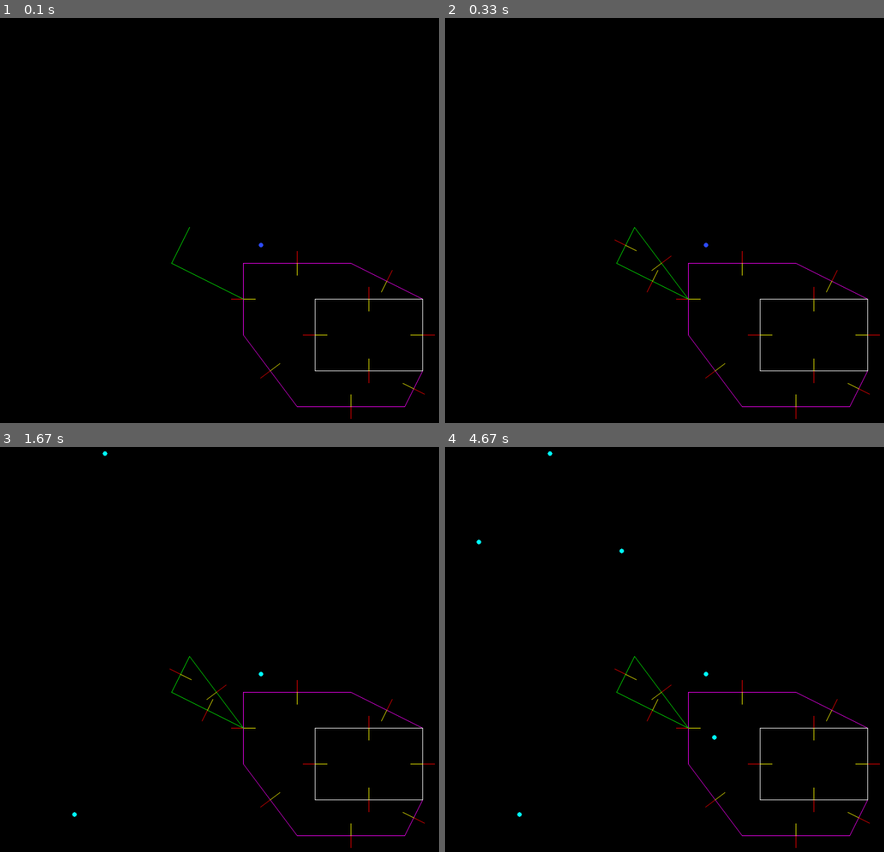
Above: before the commit, frames 1-4 (two rows, left to right).
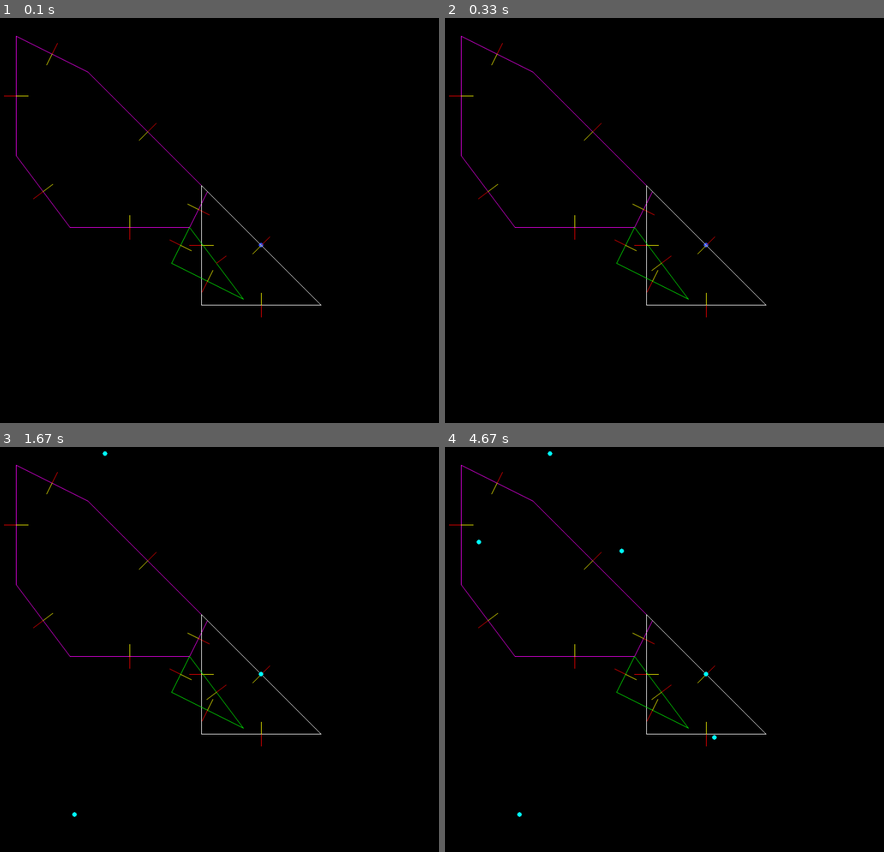
Above: after the commit, the same moments.

Repository: DoYouEvenStackSmash/planning-algorithms-exercises
Game: pygame game, started from src/ch4/c_space_planning_project/primitive_sketch.py
Two runs of this game, one before a commit and one after it. Both use one fixed random seed, a clock stepped at 60 frames per second and the inputs below.
Inputs (mouse positions are in pixels of both pictures, inside the frame that each line leads up to):
- Up to frame 1 (0.1 s): no input
- Up to frame 2 (0.33 s): no input
- Up to frame 3 (1.67 s): click (259, 673) at 0.38 s; click (74, 815) at 0.82 s; move the mouse to (105, 451) at 1.1 s; click (105, 451) at 1.37 s
- Up to frame 4 (4.67 s): move the mouse to (712, 738) at 1.77 s; click (712, 738) at 2.12 s; move the mouse to (620, 552) at 2.6 s; click (620, 552) at 3 s; move the mouse to (480, 540) at 3.53 s; click (480, 540) at 3.97 s; move the mouse to (519, 596) at 4.53 s

The runs differ from the first frame. In frame 1, 1.2% of the frame differs, in the area x 0-100%, y 4-100%; in frame 2, 1.1%; in frame 3, 1.1%; in frame 4, 1.1%.

Commit message:
added a random test function to extract behavior

Diff:
--- a/src/ch4/c_space_planning_project/primitive_sketch.py
+++ b/src/ch4/c_space_planning_project/primitive_sketch.py
@@ -297,23 +297,8 @@
   y = r * np.sin(rad_angle)
   return Point(ox + x, oy + y)
 
-def main():
+def triangle_robot(screen):
   w,h = 1000,1000
-  pygame.init()
-
-  lalt = 256
-  lshift = 1
-  ctrl = 64
-
-  # origin = [w/2,h/2]
-  # o = Point(origin[0], origin[1])
-  screen = create_display(w,h)
-  # hp = test_single_up_left_edge(w,h)
-
-  # x1 -> x2
-  # hp = test_single_right_cross_edge(w,h)
-  # hp = test_single_down_left_edge(w,h)
-  # p = test_right_triangle_polygon(w,h)
   draw_dot(screen, (500,500), colors["indigo"])
   # p = test_offset_triangle_polygon(w,h)
   rectangle_p = test_rectangular_polygon(w,h)
@@ -351,6 +336,109 @@
   display_polygon_attr(screen,c_obs,colors["magenta"])
   display_polygon_attr(screen, rectangle_p, colors["white"])
   display_polygon_attr(screen, offset_triangle_p, colors["green"])
+  polygon_pygame_loop(screen, offset_triangle_p)
+
+def triangle_obstacle(screen):
+  w,h = 1000,1000
+  draw_dot(screen, (500,500), colors["indigo"])
+  # p = test_offset_triangle_polygon(w,h)
+  rectangle_p = test_right_triangle_polygon(w,h)
+  # test_right_triangle_polygon(w,h)
+  # test_rectangular_polygon(w,h)
+  offset_triangle_p = test_rectangular_polygon(w,h)
+  offset_triangle_p = test_offset_triangle_polygon(w,h)
+  edge_list = []
+  # obs_el = rectangle_p.get_edge_list()
+  # rob_el = offset_triangle_p.get_edge_list()
+  add_robot_vectors(offset_triangle_p, edge_list)
+  add_obstacle_vectors(rectangle_p, edge_list)
+  print(len(edge_list))
+  # sel = tuples (Edge, radian key)
+  sorted_edge_tuple_list = sort_edge_vectors(edge_list)
+  e,r = sorted_edge_tuple_list[0]
+  print(f"first_edge\t{r.get_rad_angle()}")
+  x1,y1 = e.H.line.get_endpoint()
+  first_point = Point(x1,y1)
+  print(f"first point\t{first_point.get_point()}")
+  point_list = [first_point]
+  c = 1
+  for i,j in sorted_edge_tuple_list[1:]:
+    edge_object = i
+    norm_v = j
+    rad_angle = solve_cross_angle(norm_v.get_rad_angle())
+
+    print(norm_v.get_rad_angle())
+    length = i.H.line.get_length()
+    # print(length)
+    # print(rad_angle * 180 / np.pi)
+    point_list.append(compute_end_point(point_list[-1].get_point(),length, rad_angle))
+    print(f"pt {c}:\t{point_list[-1].get_point()}")
+    c+=1
+    # point_list.append(compute_end_point(point_list[-1].get_point(),length, rad_angle))
+
+  c_obs = points_to_polygon((500,500),point_list)
+  display_polygon_attr(screen,c_obs,colors["magenta"])
+  display_polygon_attr(screen, rectangle_p, colors["white"])
+  display_polygon_attr(screen, offset_triangle_p, colors["green"])
+  polygon_pygame_loop(screen, offset_triangle_p)
+
+
+def main():
+  w,h = 1000,1000
+  pygame.init()
+
+  lalt = 256
+  lshift = 1
+  ctrl = 64
+
+  # origin = [w/2,h/2]
+  # o = Point(origin[0], origin[1])
+  screen = create_display(w,h)
+  # hp = test_single_up_left_edge(w,h)
+
+  # x1 -> x2
+  # hp = test_single_right_cross_edge(w,h)
+  # hp = test_single_down_left_edge(w,h)
+  # p = test_right_triangle_polygon(w,h)
+  # triangle_robot(screen)
+  triangle_obstacle(screen)
+  # draw_dot(screen, (500,500), colors["indigo"])
+  # p = test_offset_triangle_polygon(w,h)
+  # rectangle_p = test_rectangular_polygon(w,h)
+  # offset_triangle_p = test_offset_triangle_polygon(w,h)
+  # edge_list = []
+  # # obs_el = rectangle_p.get_edge_list()
+  # # rob_el = offset_triangle_p.get_edge_list()
+  # add_robot_vectors(offset_triangle_p, edge_list)
+  # add_obstacle_vectors(rectangle_p, edge_list)
+  # print(len(edge_list))
+  # # sel = tuples (Edge, radian key)
+  # sorted_edge_tuple_list = sort_edge_vectors(edge_list)
+  # e,r = sorted_edge_tuple_list[0]
+  # print(f"first_edge\t{r.get_rad_angle()}")
+  # x1,y1 = e.H.line.get_endpoint()
+  # first_point = Point(x1,y1)
+  # print(f"first point\t{first_point.get_point()}")
+  # point_list = [first_point]
+  # c = 1
+  # for i,j in sorted_edge_tuple_list[1:]:
+  #   edge_object = i
+  #   norm_v = j
+  #   rad_angle = solve_cross_angle(norm_v.get_rad_angle())
+
+  #   print(norm_v.get_rad_angle())
+  #   length = i.H.line.get_length()
+  #   # print(length)
+  #   # print(rad_angle * 180 / np.pi)
+  #   point_list.append(compute_end_point(point_list[-1].get_point(),length, rad_angle))
+  #   print(f"pt {c}:\t{point_list[-1].get_point()}")
+  #   c+=1
+  #   # point_list.append(compute_end_point(point_list[-1].get_point(),length, rad_angle))
+
+  # c_obs = points_to_polygon((500,500),point_list)
+  # display_polygon_attr(screen,c_obs,colors["magenta"])
+  # display_polygon_attr(screen, rectangle_p, colors["white"])
+  # display_polygon_attr(screen, offset_triangle_p, colors["green"])
     # print(conv_func(j.get_rad_angle()))
 
     # print(i.H.line.get_length())
@@ -362,7 +450,7 @@
   # display_polygon_edges(screen, p)
   # display_out_vectors(screen, p)
   # display_in_vectors(screen, p)
-  polygon_pygame_loop(screen, offset_triangle_p)
+  # polygon_pygame_loop(screen, offset_triangle_p)
 
 
 main()
